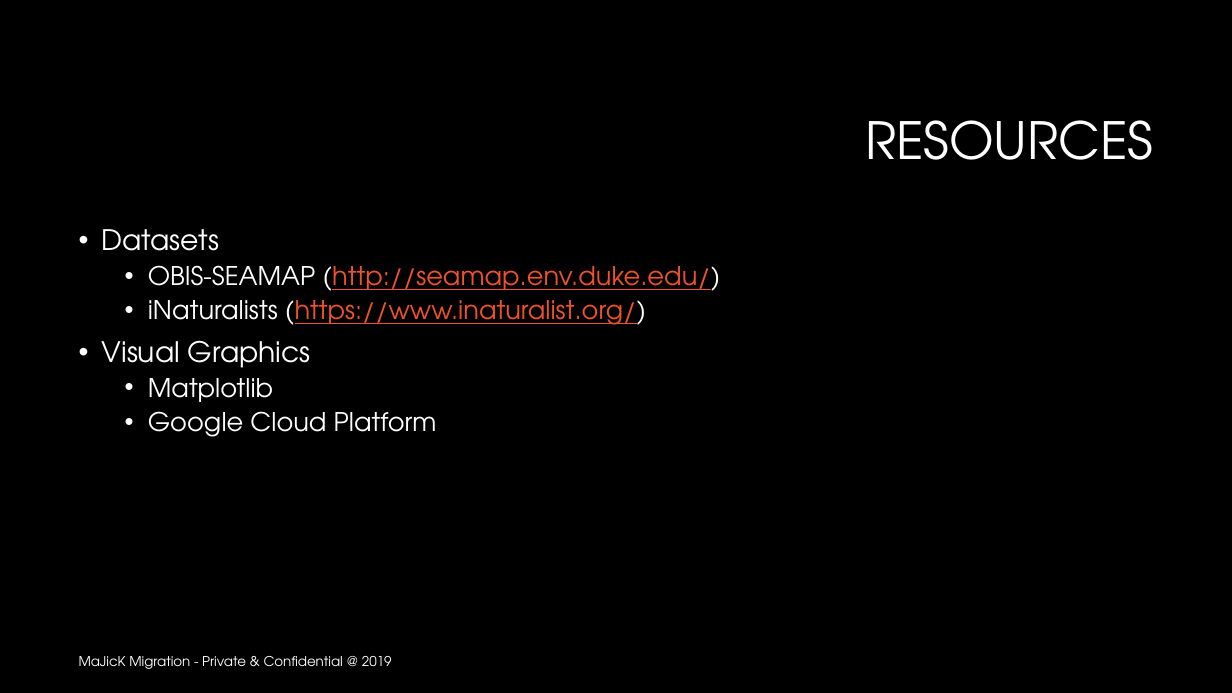
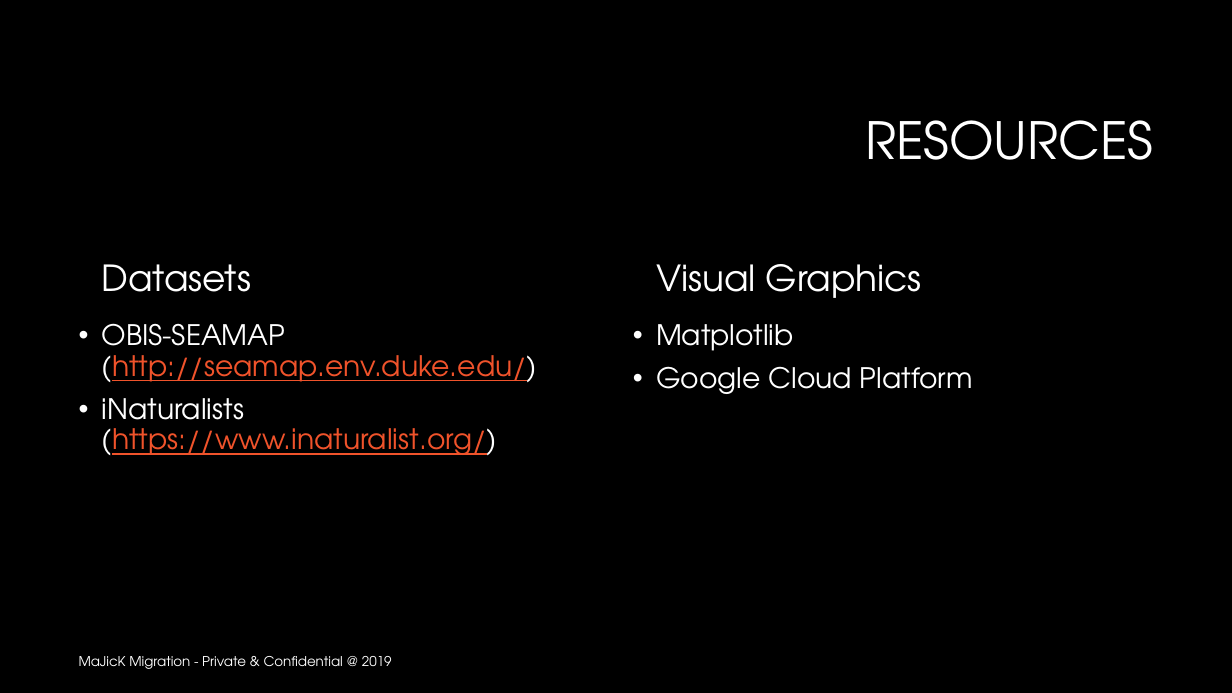
Before and after one commit to trivial-vector/Majick-Migration, a slide deck: slide 3 of Analysis/MaJicK Migration.pptx. Drawn at 1232x693 pixels with LibreOffice and Linux fonts; fonts in the diff are those of the drawing; background and template pictures are left out. Boxes give left, top, right and bottom in pixels: in the first picture for what was removed or moved away, otherwise in the second. Text is boxed around its words. In the diff, an @@ line names an element or a change of style, - is before the commit and + after.

```diff
--- a/Analysis/MaJicK Migration.pptx
+++ b/Analysis/MaJicK Migration.pptx
@@ text at bbox=[102, 229, 219, 251]: paragraph removed @@
-• Datasets
@@ text added at bbox=[102, 264, 251, 292], 28 pt, text #FFFFFF @@
+Datasets
@@ text added at bbox=[656, 264, 922, 298], 28 pt, text #FFFFFF @@
+Visual Graphics
@@ text "OBIS-SEAMAP (http://seamap.env.duke.edu/)": place and size @@
-text "OBIS-SEAMAP (http://seamap.env.duke.edu/)" at bbox=[102, 229, 721, 437]
+text "OBIS-SEAMAP (http://seamap.env.duke.edu/)" at bbox=[102, 323, 538, 455]
@@ text "OBIS-SEAMAP (http://seamap.env.duke.edu/)" at bbox=[102, 323, 538, 455]: size 20 to 22 pt; list level 2 to 1 in "OBIS-SEAMAP (http://seamap.env.duke.edu/)"; list level 2 to 1 in "iNaturalists (https://www.inaturalist.org/)" @@
@@ text added at bbox=[656, 324, 973, 394], 22 pt, text #FFFFFF @@
+• Matplotlib
+• Google Cloud Platform
@@ text at bbox=[102, 340, 437, 437]: paragraphs removed @@
-• Visual Graphics
-  • Matplotlib
-  • Google Cloud Platform
```
Also in this commit, not shown: 10 other slides changed, 1 other file.
